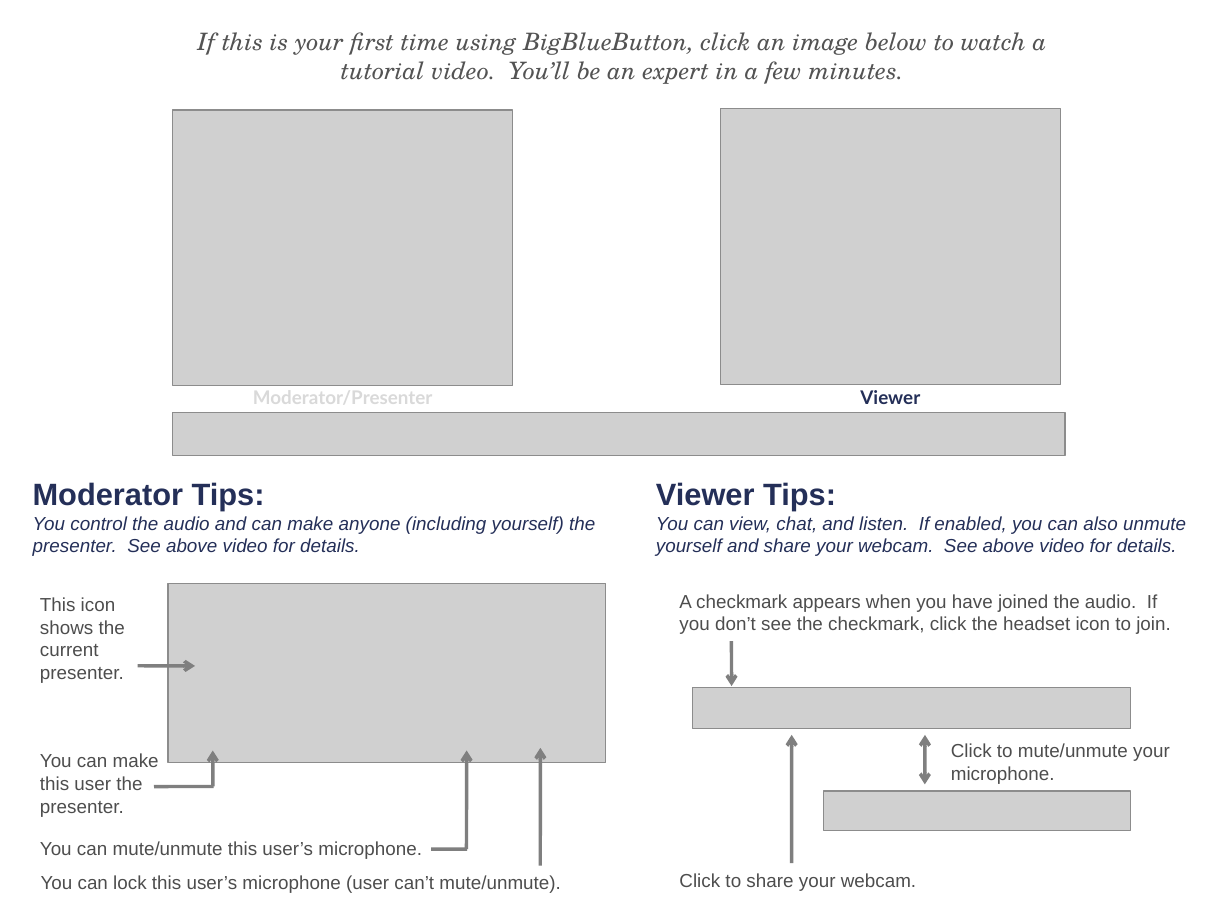
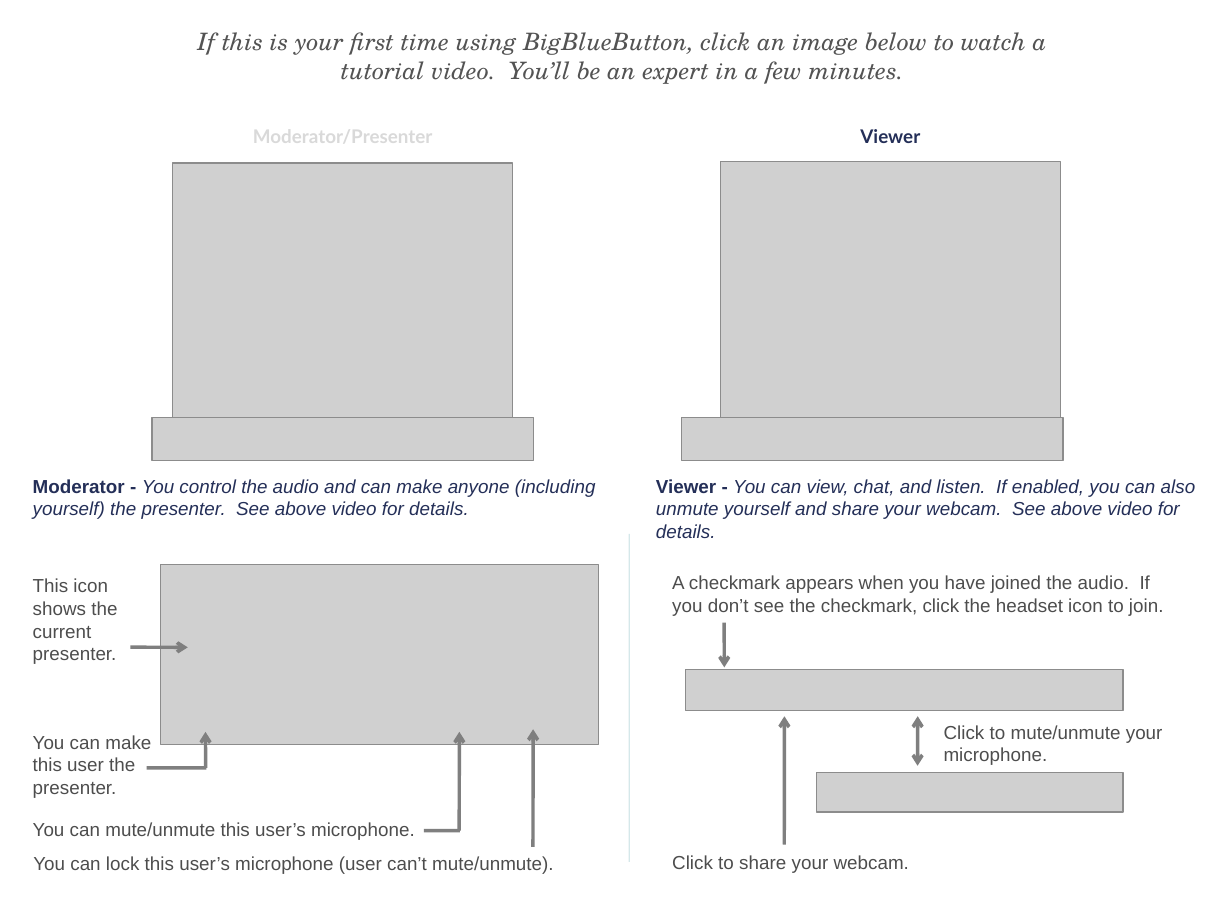
Before and after one commit to 0x01050/BigBlueButton, a slide deck: slide 1 of bigbluebutton-config/web/default.ppt. Drawn at 1232x924 pixels with LibreOffice and Linux fonts; fonts in the diff are those of the drawing; grey boxes stand for pictures; background and template pictures are left out. Boxes give left, top, right and bottom in pixels: in the first picture for what was removed or moved away, otherwise in the second. Text is boxed around its words. In the diff, an @@ line names an element or a change of style, - is before the commit and + after.

Commit message:
More tweeks to the default presentation

```diff
--- a/bigbluebutton-config/web/default.ppt
+++ b/bigbluebutton-config/web/default.ppt
@@ text "Moderator/Presenter": place and size @@
-text "Moderator/Presenter" at [253,386,433,409]
+text "Moderator/Presenter" at [253,125,433,148]
@@ text "Viewer": place and size @@
-text "Viewer" at [860,390,920,404]
+text "Viewer" at [860,129,920,143]
@@ picture: place and size @@
-picture at [172,110,513,386]
+picture at [172,163,513,439]
@@ picture: place and size @@
-picture at [721,108,1061,384]
+picture at [721,161,1061,437]
@@ picture: place and size @@
-picture at [172,413,1064,456]
+picture at [152,418,533,461]
@@ picture added at [681,418,1063,461] @@
@@ text at [33,479,596,519]: text changed @@
-Moderator Tips:
-You control the audio and can make anyone (including yourself) the presenter. See above video for details.
+Moderator - You control the audio and can make anyone (including yourself) the presenter. See above video for details.
@@ text at [656,479,1196,538]: text changed @@
-Viewer Tips:
-You can view, chat, and listen. If enabled, you can also unmute yourself and share your webcam. See above video for details.
+Viewer - You can view, chat, and listen. If enabled, you can also unmute yourself and share your webcam. See above video for details.
@@ line added from (630, 533) to (630, 862), #D5E8EA 0.74 pt @@
@@ 4 texts, 4 arrows, 3 pictures, 2 lines, 1 double arrow: place and size @@
-4 texts, 4 arrows, 3 pictures, 2 lines, 1 double arrow at [40,583,1131,893]
+4 texts, 4 arrows, 3 pictures, 2 lines, 1 double arrow at [33,564,1124,874]
@@ 3 texts, 2 arrows: place and size @@
-3 texts, 2 arrows at [541,594,1171,891]
+3 texts, 2 arrows at [533,575,1164,873]
```
Also in this commit, not shown: 1 other file.
